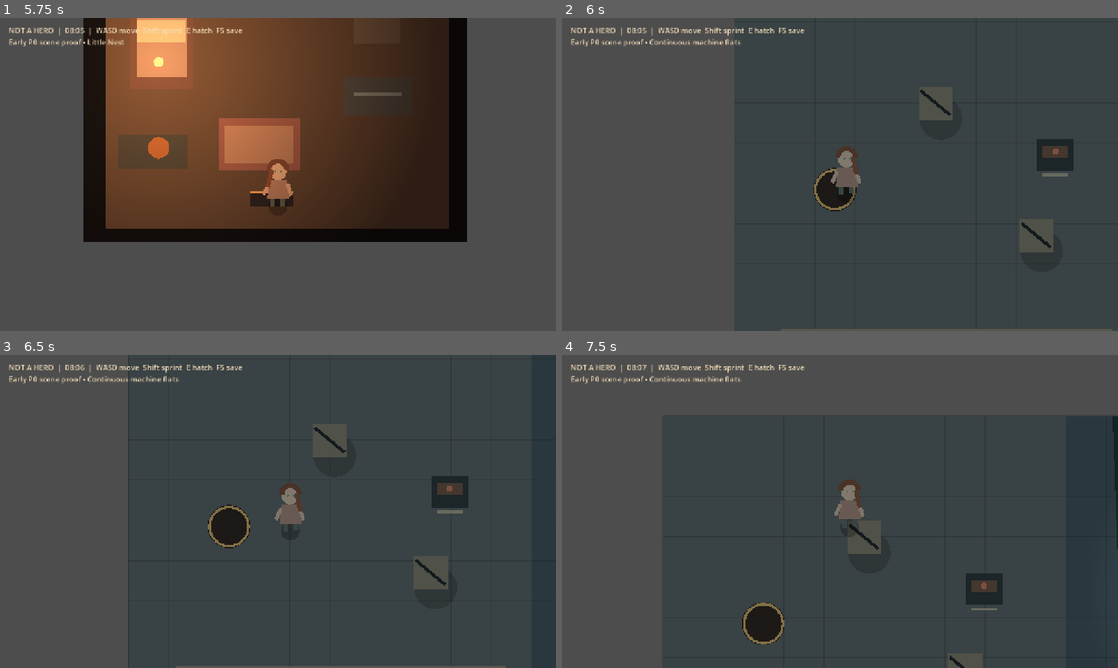
Above: before the commit, frames 1-4 (two rows, left to right).
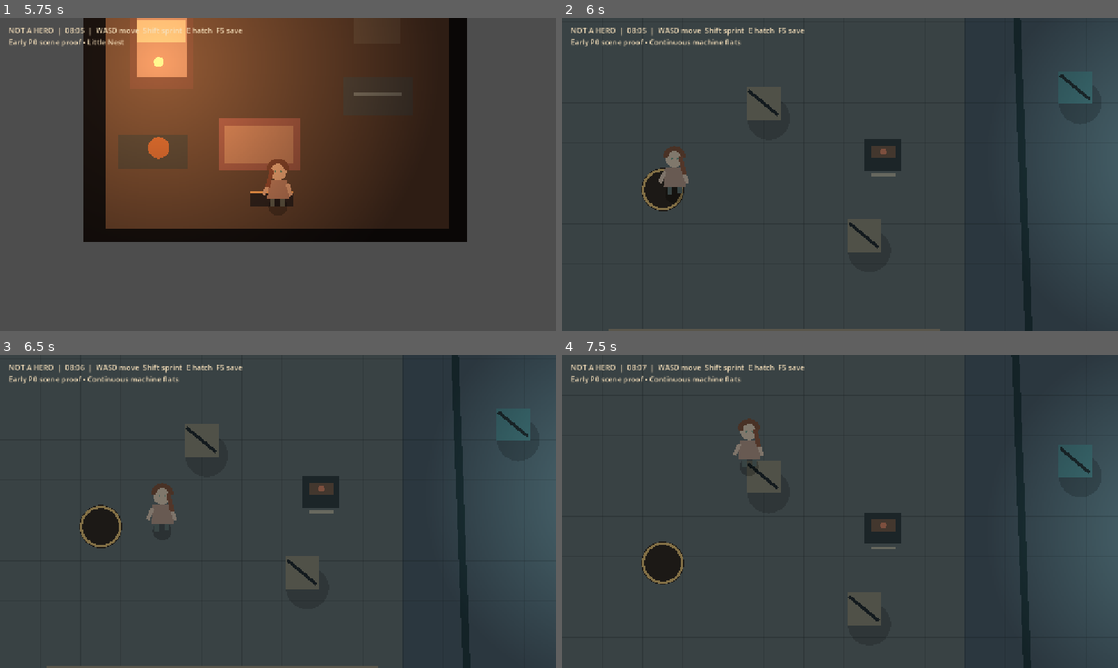
Above: after the commit, the same moments.

Repository: MohamedXIV/not-a-hero
Game: Godot game, scene res://scenes/main.tscn
Two runs of this game, one before a commit and one after it. Both use one fixed random seed, a clock stepped at 60 frames per second and the inputs below.
Inputs:
- Up to frame 1 (5.75 s): tap Enter at 0.5 s; hold D (move_right) 0.53-1.28 s; tap E (interact) at 0.6, 1.35, 2.3, 2.85, 3.6, 4.55, 5.1 s; hold S (move_down) 1.28-2.03 s; hold D (move_right) 2.03-2.78 s; hold Shift (sprint) 2.03-2.78 s; hold W (move_up) 2.78-3.53 s; hold A (move_left) 3.53-5.03 s; tap Shift (sprint) at 4.35 s; hold S (move_down) from 5.03 s (still down)
- Up to frame 2 (6 s): release S (move_down) at 5.78 s; hold D (move_right) from 5.78 s (still down); tap E (interact) at 5.85 s
- Up to frame 3 (6.5 s): keep holding D (move_right)
- Up to frame 4 (7.5 s): release D (move_right) at 6.53 s; hold W (move_up) 6.53-7.28 s; hold Shift (sprint) 6.53-7.28 s; tap E (interact) at 6.8, 7.35 s; hold D (move_right) from 7.28 s (still down)

Frame 1 is identical in both runs. In frame 2, 8.4% of the frame differs, in the area x 0-100%, y 0-100%; in frame 3, 9.4%; in frame 4, 14%.

Commit message:
feat(godot): integrate persistent relay and level camera bounds

Diff:
--- a/godot/scripts/world/outdoors.gd
+++ b/godot/scripts/world/outdoors.gd
@@ -20,6 +20,11 @@
 
 func _ready() -> void:
     yuna.position = GameSession.outdoor_position
+    var camera: Camera2D = yuna.get_node("Camera2D") as Camera2D
+    camera.limit_left = 0
+    camera.limit_top = 0
+    camera.limit_right = int(CHUNK_WIDTH * float(CHUNKS.size()))
+    camera.limit_bottom = 640
     _sync_chunks()
     queue_redraw()
 
@@ -32,8 +37,19 @@
     GameSession.outdoor_position = yuna.position
     _sync_chunks()
     _apply_daylight()
-    if yuna.position.distance_to(HATCH_POSITION) < 55.0 and Input.is_action_just_pressed("interact"):
+    if Input.is_action_just_pressed("interact"):
+        _try_interaction()
+
+
+func _try_interaction() -> void:
+    if yuna.position.distance_to(HATCH_POSITION) < 55.0:
         transition_requested.emit("shelter")
+        return
+    for node: Node in get_tree().get_nodes_in_group("world_interactables"):
+        if node is Node2D and yuna.global_position.distance_to((node as Node2D).global_position) < 74.0:
+            node.call("interact")
+            GameSession.save_to_disk()
+            return
 
 
 func _draw() -> void:
